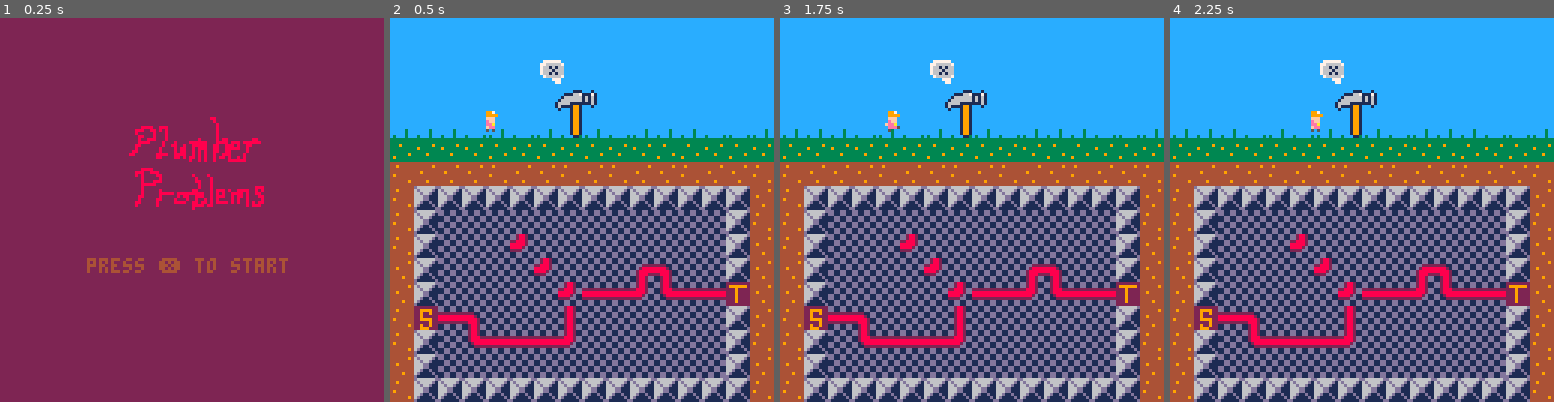
Above: before the commit, frames 1-4 (left to right).
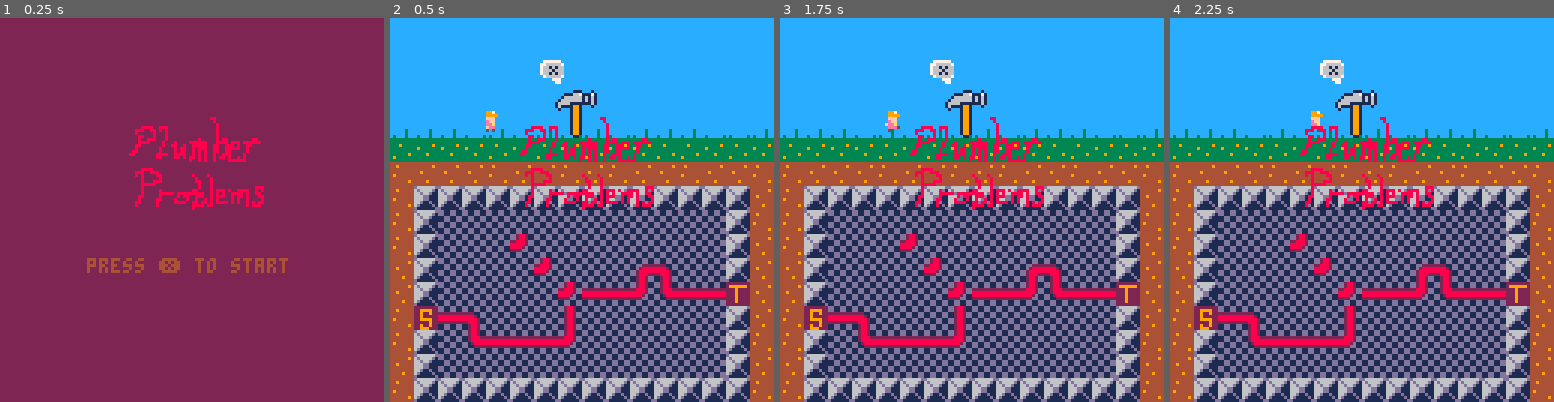
Above: after the commit, the same moments.

Repository: mphelp/picoresearch
Game: PICO-8 cartridge carts/game1.p8
Two runs of this game, one before a commit and one after it. Both use one fixed random seed, a clock stepped at 60 frames per second and the inputs below.
Inputs:
- Up to frame 1 (0.25 s): no input
- Up to frame 2 (0.5 s): tap X (X key) at 0.33 s
- Up to frame 3 (1.75 s): tap O (Z key) at 0.7, 1.7 s; tap X (X key) at 1.07 s; hold Right from 1.6 s (still down)
- Up to frame 4 (2.25 s): tap X (X key) at 1.85 s; release Right at 2.1 s; tap O (Z key) at 2.1 s; hold Up from 2.15 s (still down)

Frame 1 is identical in both runs. In frame 2, 1.9% of the frame differs, in the area x 33-69%, y 25-50%; in frame 3, 1.9%; in frame 4, 1.9%.

Commit message:
First underground, basement design concepts. thanks chris

Diff:
--- a/carts/game1.p8
+++ b/carts/game1.p8
@@ -112,6 +112,7 @@
         draw_hammer()
         draw_player()
         draw_border()
+        draw_header()
         if (gstate != "move") then
             print(debug_string)
             print(target_string)
@@ -168,9 +169,12 @@
     rectfill(curs.sx+n2, curs.sy+n2, curs.sx+n2, curs.sy-n1, curs.col)
     rectfill(curs.sx+n2, curs.sy+n2, curs.sx-n1, curs.sy+n2, curs.col)
 end
-shadow_spr_below_with = function(sprn, col)
-
-end
+shadow_spr_below_with = function(sprn, col) end
+draw_header = function()
+    map()
+
+end
+
 -->8
 -- page 3 (config)
 
@@ -820,67 +888,83 @@
 000000000000000000000000000000007d7d6d6d6d6d6d6d6d7d7d7d7d7d7d7d7d07001016161613000000000000077d7d6d0700000000000000111300077d7d7d6d0700000000270000000000077d7d7d6d3716161613171616161300077d7d0000000000000000000000000000000048000000000000000000000000000048
 000000000000000000000000000000006d7d7d7d7d7d6d6d6d7d7d7d6d6d6d6d6d07000000000000000000000000076d6d7d0700001016161616130000077d6d6d7d0700202626230000000000077d6d6d7d0700000000170000000000077d6d0000000000000000000000000000000048000000000000000000000000000048
 000000000000000000000000000000007d6d6d6d6d7d7d7d6d6d6d6d6d6d6d7d7d07070707070707070707070707077d7d6d0707070707070707070707076d7d7d6d0707070707070707070707076d7d7d6d0707070707070707070707076d7d0000000000000000000000000000000048484848484848484848484848484848
-…(64 lines of a section not shown)…
+d0d0d0d0d0d0d0d0d0d0d0d0d0d0d0d0c0c0c0c0c0c0c0c0c0c0c0d0d0d00000000000000000000000000000000000000000000000000000000000000000000000000000000000000000000000000000000000000000000000000000000000000000000000000000000000000000000000000000000000000000000000000000
+d0d0d0d0d0d0d0d0d0d0d0d0d0d0d0d0c0c0c0e1d1c1c1d1c1c0c0d0d0d00000000000000000000000000000000000000000000000000000000000000000000000000000000000000000000000000000000000000000000000000000000000000000000000000000000000000000000000000000000000000000000000000000
+d0d0d0d0d0d0d0d0d0d0d0d0d0d0d0d0c0c0c0c1c1e1c2c3e1c0c0d0d0d00000000000000000000000000000000000000000000000000000000000000000000000000000000000000000000000000000000000000000000000000000000000000000000000000000000000000000000000000000000000000000000000000000
+d0d0d0d0d0d0d0d0d0d0d0d0d0d0d0d0f0c0c0e1c1c1c1c1d1c0c0d0d0d00000000000000000000000000000000000000000000000000000000000000000000000000000000000000000000000000000000000000000000000000000000000000000000000000000000000000000000000000000000000000000000000000000
+d0d0d0d0d0d0d0d0d0d0d0d0d0d0d0d0c0c0c0c0c0c0c0c0c0c0c0d0d0d00000000000000000000000000000000000000000000000000000000000000000000000000000000000000000000000000000000000000000000000000000000000000000000000000000000000000000000000000000000000000000000000000000
+d0d0d0d0d0d0d0d0d0d0d0d0d0d0d0d000000000000000000000000000000000000000000000000000000000000000000000000000000000000000000000000000000000000000000000000000000000000000000000000000000000000000000000000000000000000000000000000000000000000000000000000000000000
+d0d0d0d0d0d0d0d0d0d0d0d0d0d0d0d000f1f1f1f1f10000d0d0d0d0d0000000000000000000000000000000000000000000000000000000000000000000000000000000000000000000000000000000000000000000000000000000000000000000000000000000000000000000000000000000000000000000000000000000
+d0d0d0d0d0d0d0d0d0d0d0d0d0d0d0d000f1f1e4e5f10000d0c9c9c9d0000000000000000000000000000000000000000000000000000000000000000000000000000000000000000000000000000000000000000000000000000000000000000000000000000000000000000000000000000000000000000000000000000000
+d0d0d0d0d0d0d0d0d0d0d0d0d0d0d0d000f1f1f4f5f10000d0c9c9c9d0000000000000000000000000000000000000000000000000000000000000000000000000000000000000000000000000000000000000000000000000000000000000000000000000000000000000000000000000000000000000000000000000000000
+d0d0d0d0d0d0d0d0d0d0d0d0d0d0d0d000f1f1f1f1f10000d0d0d0d0d0000000000000000000000000000000000000000000000000000000000000000000000000000000000000000000000000000000000000000000000000000000000000000000000000000000000000000000000000000000000000000000000000000000
+d0d0d0d0d0d0d0d0d0d0d0d0d0d0d0d000000000000000000000000000000000000000000000000000000000000000000000000000000000000000000000000000000000000000000000000000000000000000000000000000000000000000000000000000000000000000000000000000000000000000000000000000000000
+d0d0d0d0d0d0d0d0d0d0d0d0d0d0d0d000000000000000000000000000000000000000000000000000000000000000000000000000000000000000000000000000000000000000000000000000000000000000000000000000000000000000000000000000000000000000000000000000000000000000000000000000000000
+d0d0d0d0d0d0d0d0d0d0d0d0d0d0d0d000000000000000000000000000000000000000000000000000000000000000000000000000000000000000000000000000000000000000000000000000000000000000000000000000000000000000000000000000000000000000000000000000000000000000000000000000000000
+d0d0d0d0d0d0d0d0d0d0d0d0d0d0d0d000000000000000000000000000000000000000000000000000000000000000000000000000000000000000000000000000000000000000000000000000000000000000000000000000000000000000000000000000000000000000000000000000000000000000000000000000000000
+d0d0d0d0d0d0d0d0d0d0d0d0d0d0d0d000000000000000000000000000000000000000000000000000000000000000000000000000000000000000000000000000000000000000000000000000000000000000000000000000000000000000000000000000000000000000000000000000000000000000000000000000000000
+d0d0d0d0d0d0d0d0d0d0d0d0d0d0d0d000000000000000000000000000000000000000000000000000000000000000000000000000000000000000000000000000000000000000000000000000000000000000000000000000000000000000000000000000000000000000000000000000000000000000000000000000000000
+…(64 lines of a section not shown)…
Not shown, changed: 64 lines of the sprite sheet (__gfx__) section of carts/game1.p8
